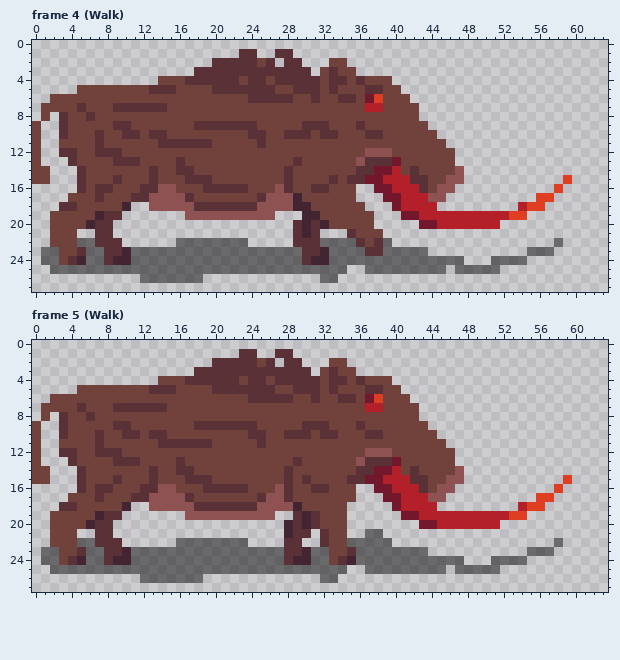
Two states of a pixel-art file, GEODE/Assets/Sprites/Characters/Boar/Boar.aseprite. The first picture shows the starting point.
64x28 pixels, 8 frames. Shown: frame 4 (Walk), frame 5 (Walk). The commit also changed other frames, which this record leaves out.
New version:
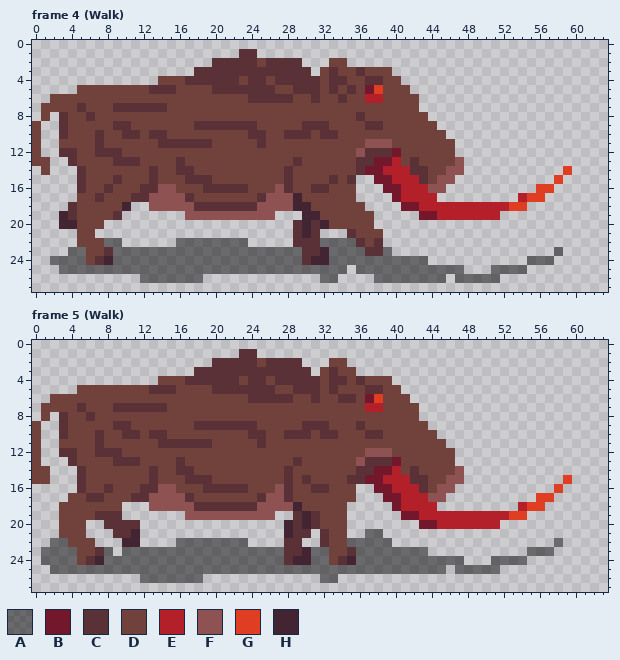
Palette (. is transparent): A #0606087f  B #73172d  C #5b3138  D #71413b  E #b4202a  F #8e5252  G #df3e23  H #422433
Log entry: Boar walking animation
Edits made:
Changed rows in their new state; - is an unchanged pixel.
Frame 4 (Walk), layers "Crystal", "Boar", "Shadow":
first column x 0:
 1 ---------------------------..-------------------------------
 2 ---------------------------C--------------------------------
 3 ------------------------------------CDDD--------------------
 4 ------------------------------------DCC-D-------------------
 5 -----------------------------------C-BG--D------------------
 6 -----------------------------------D-EE---D-----------------
 7 -------------------------------------DD---------------------
 8 ------------------------------------C------D----------------
 9 ------------------------------------DCC-----D---------------
10 -------------------------------------DD------D--------------
11 -------------------------------------FFF------D-------------
12 ------------------------------------FCCCB-------------------
13 -D----------------------------------C-BBE-C----F------------
14 .------------------------------------B-E-E-C--F------------G
15 ..----------------------------------..-B--E--F-.----------G.
16 -------D------------------------------.-B--EF-.---------GG.-
17 ----.----------------------------------.----E.--------EG-.--
18 ---.------------------------------------.BB--EEEEEEEEGG..---
19 --.HC--DD--------------------------------..BB-------...-----
20 --.HH-DD.----------------------------------.........--------
21 --...DD..---------------------------------------------------
22 --...DDDAA-----------------------------.------------------.-
23 -...AADD-AA-----------------------------....-----------...A-
24 -.-AAADCHAA---------------------------------....---....AAA--
25 --.---------------------------------A---------A-...-AAA-----
26 --------------------------------------AAAAAAAA-AAAAA--------
Frame 5 (Walk), layers "Boar", "Shadow":
first column x 27:
 1 ..
 2 C-
first column x 2:
15 -------D---------------------------
16 -----D-----------------------------
17 ----C------------------------------
18 -DD-----.--------------------------
19 .----C-----------------------------
20 .---..-CCC-------------------------
21 .--D-..CCH-------------------------
22 AA-DD...HH-------------------------
23 -AADDCA.A--------------------------
24 -AADCHAAA--------------------------
25 ---------------------------------AA
Pixel boxes of the changes (left, top, right, bottom) in both pictures:
changed: (275, 49, 293, 67)
changed: (347, 67, 572, 283)
changed: (32, 157, 131, 274)
changed: (275, 349, 293, 367)
changed: (50, 475, 140, 565)
added: (347, 565, 365, 574)
